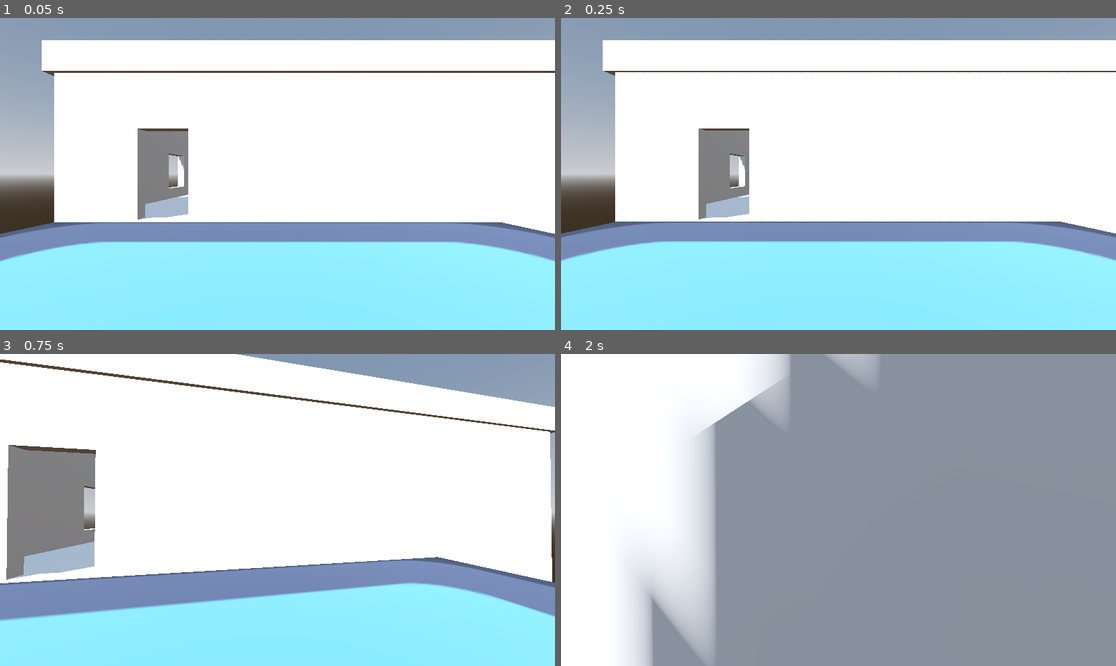
Above: before the commit, frames 1-4 (two rows, left to right).
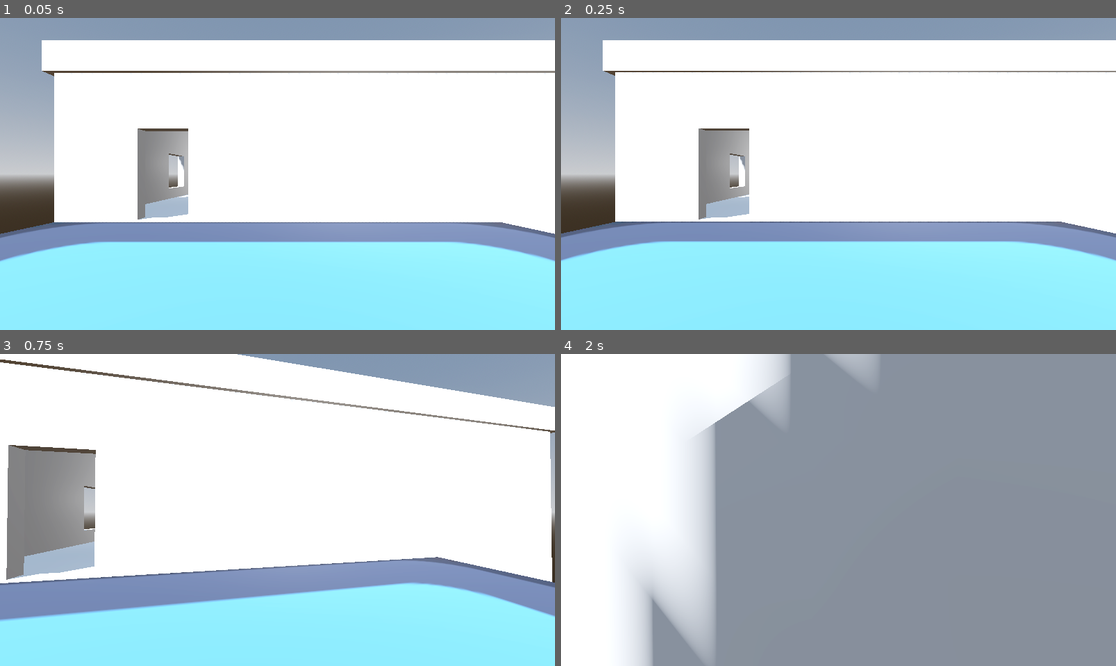
Above: after the commit, the same moments.

Repository: christiannoll/FirstPersonGame
Game: Godot game, scene res://levels/level.tscn
Two runs of this game, one before a commit and one after it. Both use one fixed random seed, a clock stepped at 60 frames per second and the inputs below. The engine's default icon, where the game draws it, is replaced by a stand-in: a white triangle on a blue panel in a dark square.
Inputs (mouse positions are in pixels of both pictures, inside the frame that each line leads up to):
- Up to frame 1 (0.05 s): no input
- Up to frame 2 (0.25 s): no input
- Up to frame 3 (0.75 s): tap Enter at 0.5 s; move the mouse to (305, 510) at 0.52 s; hold W (forward) from 0.53 s (still down)
- Up to frame 4 (2 s): keep holding W (forward); tap Space (jump) at 0.77, 1.52 s; move the mouse to (810, 510) at 1.27 s

The runs differ from the first frame. In frame 1, 1.0% of the frame differs, in the area x 28-100%, y 16-58%; in frame 2, 0.9%; in frame 3, 1.2%, in the area x 12-99%, y 6-61%; in frame 4, nothing differs.

Commit message:
Added some extra lights in the house

Diff:
--- a/scenery/house.tscn
+++ b/scenery/house.tscn
@@ -281,3 +281,21 @@
 shape = SubResource("ConvexPolygonShape3D_w7jv0")
 
 [node name="OmniLight3D" type="OmniLight3D" parent="." unique_id=346504995]
+transform = Transform3D(1, 0, 0, 0, 1, 0, 0, 0, 1, 0, 0, 5.4078817)
+omni_range = 7.3138313
+
+[node name="OmniLight3D2" type="OmniLight3D" parent="." unique_id=1029385805]
+transform = Transform3D(1, 0, 0, 0, 1, 0, 0, 0, 1, 0, 0, -8.02867)
+omni_range = 9.057235
+
+[node name="OmniLight3D5" type="OmniLight3D" parent="." unique_id=2125050847]
+transform = Transform3D(1, 0, 0, 0, 1, 0, 0, 0, 1, 12.886098, 0, 6.0635962)
+omni_range = 8.389554
+
+[node name="OmniLight3D3" type="OmniLight3D" parent="." unique_id=665584588]
+transform = Transform3D(1, 0, 0, 0, 1, 0, 0, 0, 1, -13.239275, 0, 5.9958177)
+omni_range = 7.675907
+
+[node name="OmniLight3D4" type="OmniLight3D" parent="." unique_id=1962869513]
+transform = Transform3D(1, 0, 0, 0, 1, 0, 0, 0, 1, -13.239275, 0, -7.474263)
+omni_range = 6.614821
